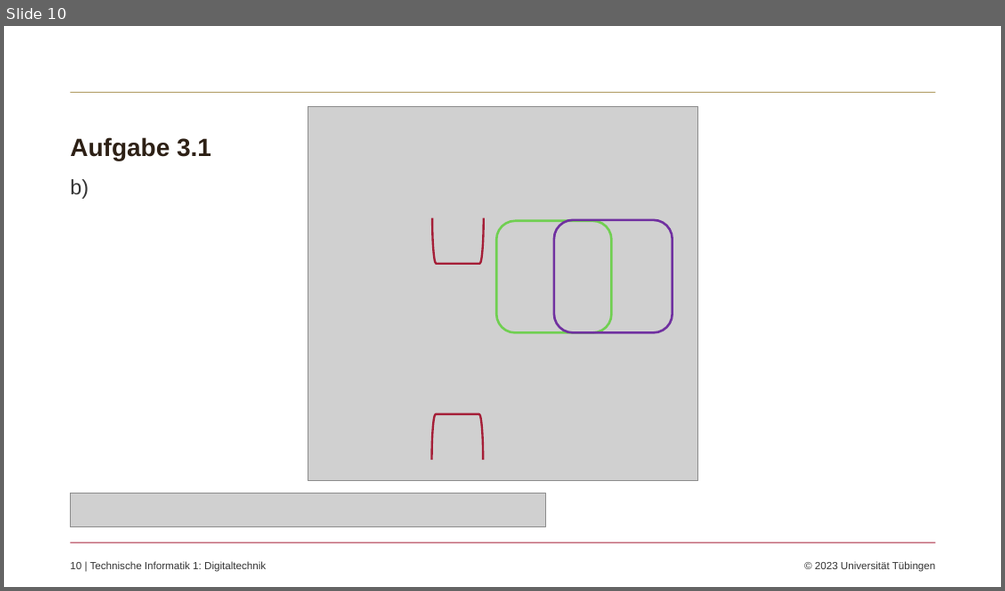
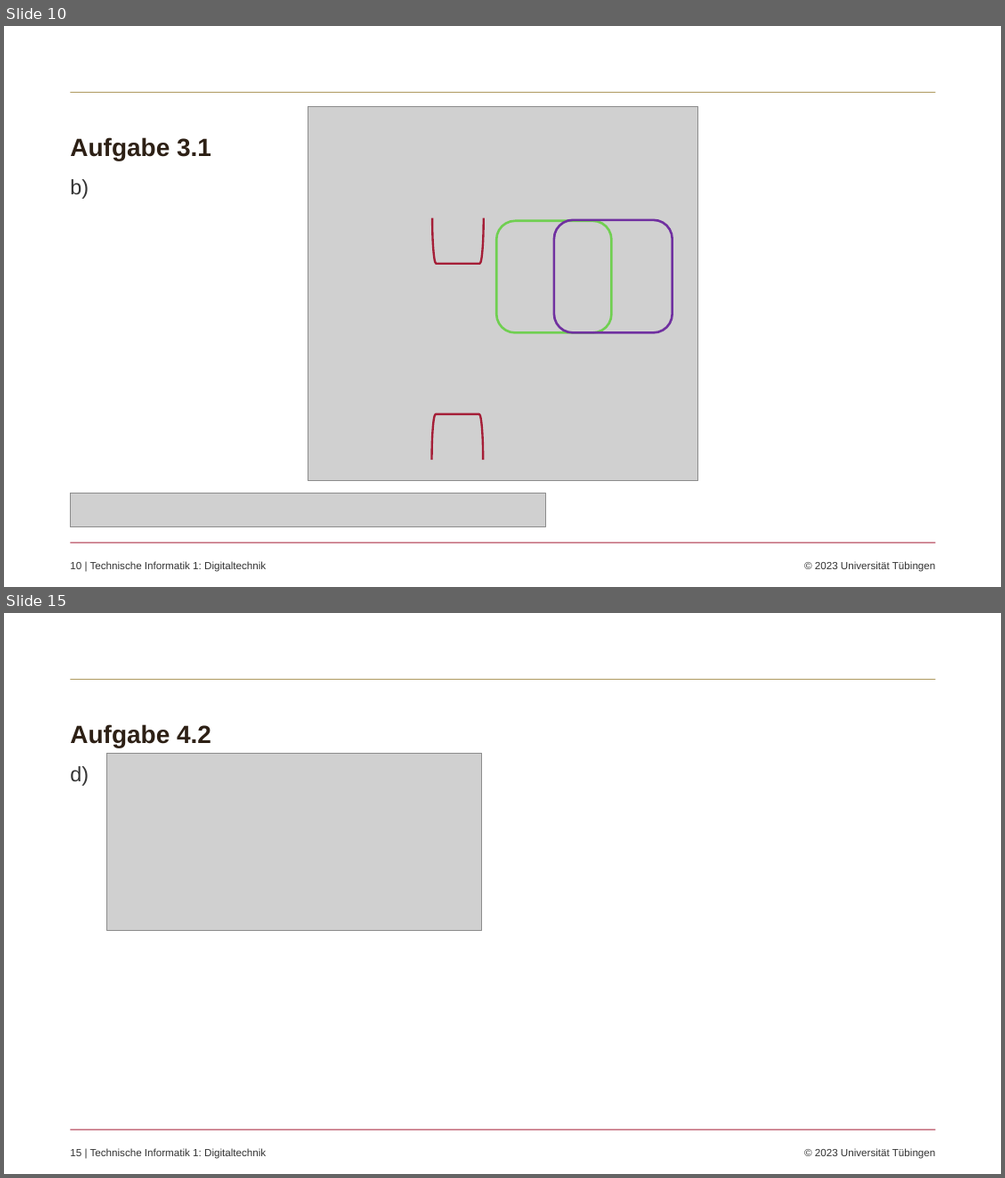
Before and after one commit to koennixer/Probeklausur, a slide deck: Probeklausur.pptx. Shown one above the other, each under a label of ours: slide 10 before the commit, slides 10 and 15 after it; the slides between them are not shown. The pictures are 1005x591 and 1005x1178 pixels, drawn with LibreOffice and Linux fonts; fonts in the diff are those of the drawing; grey boxes stand for pictures; background and template pictures are left out. Boxes give left, top, right and bottom in pixels: in the first picture for what was removed or moved away, otherwise in the second. Text is boxed around its words. In the diff, an @@ line names an element or a change of style, - is before the commit and + after.

Commit message:
Aufgabe 4.1 und 4.2

```diff
--- a/Probeklausur.pptx
+++ b/Probeklausur.pptx
@@ slide 15 added at (4, 613, 1001, 1174), background #FFFFFF; not listed: 3 template elements that a slide beside it also shows @@
@@ title added at (70, 724, 211, 747), 24 pt, text #2D2015, bold @@
+Aufgabe 4.2
@@ text added at (70, 766, 89, 786), 20 pt, text #333333 @@
+d)
@@ picture added at (106, 754, 482, 930) @@
```
Also in this commit, not shown: 5 other slides added.
